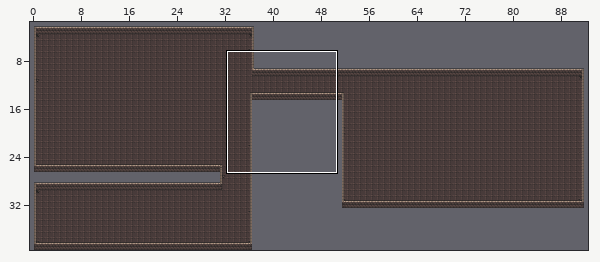
An edit to a level. Tiled map, reresources/dungeon_01.tmx. Above, an overview of the earlier version with the close-up marked.
Close-up. Before:
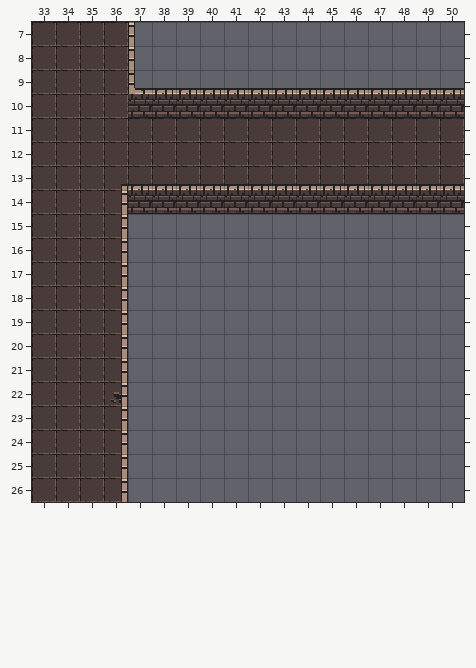
Cells are 16x16 px. Shown: x 33..50, y 7..26. The commit also changed other parts of the map, which this record leaves out.
New version:
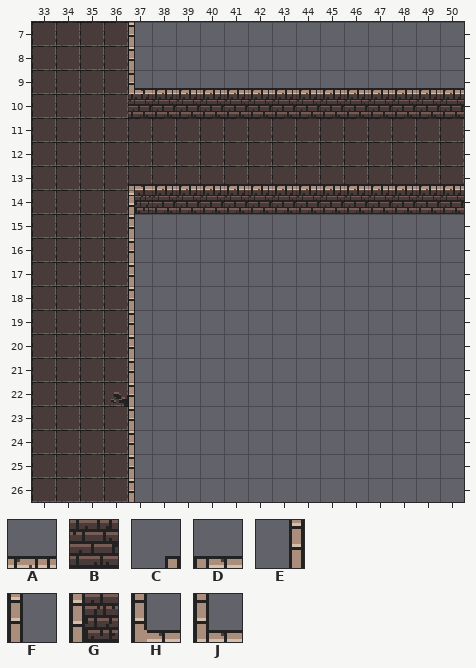
Key: from "dungeon": A 2, B 34, C 224, D 226, E 256, F 257, G 258, H 261, J 290.
_ is an empty cell, . an unchanged one.
What changed:
--- layer "Walls"
@@ x 37..37 @@
- 9 H
+ 9 J
@@ x 36..37 @@
-13 CA
-14 EB
-15 E_
-16 E_
-17 E_
-18 E_
-19 E_
-20 E_
-21 E_
-22 E_
-23 E_
-24 E_
-25 E_
-26 E_
+13 _D
+14 _G
+15 _F
+16 _F
+17 _F
+18 _F
+19 _F
+20 _F
+21 _F
+22 _F
+23 _F
+24 _F
+25 _F
+26 _F
